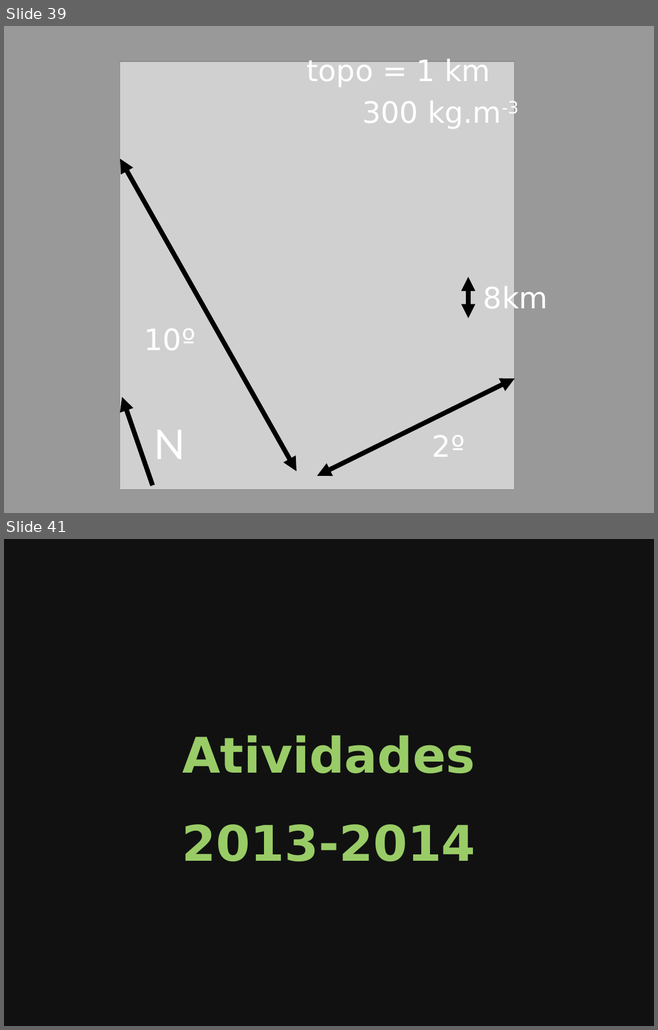
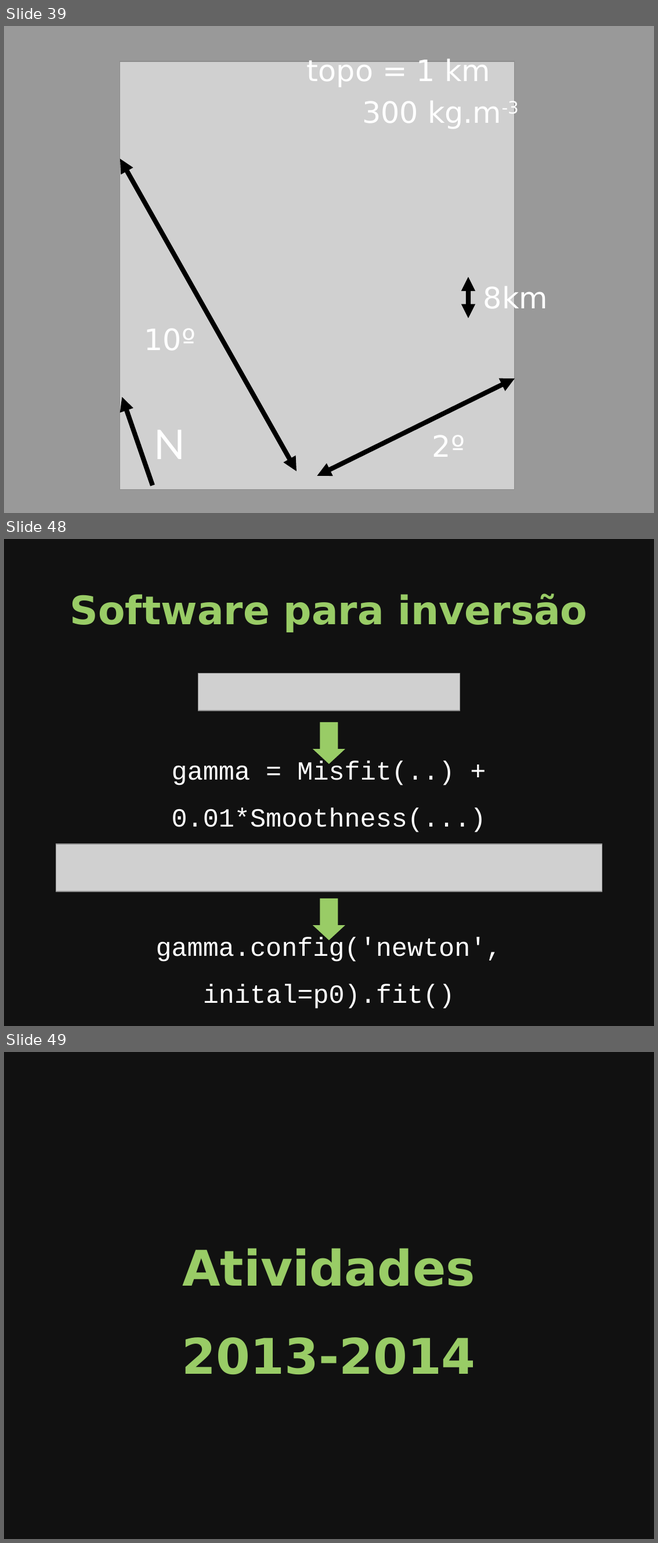
Before and after one commit to leouieda/seminario-on-2014, a slide deck: slides.odp. Shown one above the other, each under a label of ours: slides 39 and 41 before the commit, slides 39, 48 and 49 after it; the slides between them are not shown. The pictures are 658x1030 and 658x1543 pixels, drawn with LibreOffice and Linux fonts; fonts in the diff are those of the drawing; grey boxes stand for pictures. Boxes give left, top, right and bottom in pixels: in the first picture for what was removed or moved away, otherwise in the second. Text is boxed around its words. In the diff, an @@ line names an element or a change of style, - is before the commit and + after.

Commit message:
Finished inversion and started software

```diff
--- a/slides.odp
+++ b/slides.odp
@@ slide 48 added at [4,539,654,1026], background #111111 @@
@@ title added at [70,594,587,632], 48 pt, text #99CC66, bold @@
+Software para inversão
@@ picture added at [198,674,460,711] @@
@@ down arrow added at [313,722,345,764], fill #99CC66 @@
@@ text added at [172,761,486,832], 32 pt, text #FFFFFF @@
+gamma = Misfit(..) + 0.01*Smoothness(...)
@@ picture added at [56,844,602,892] @@
@@ down arrow added at [313,899,345,940], fill #99CC66 @@
@@ text added at [156,937,502,1009], 32 pt, text #FFFFFF @@
+gamma.config('newton', inital=p0).fit()
@@ what was slide 41 is now slide 49 @@
```
Also in this commit, not shown: 3 slides changed, 7 other slides added, 2 other files.
